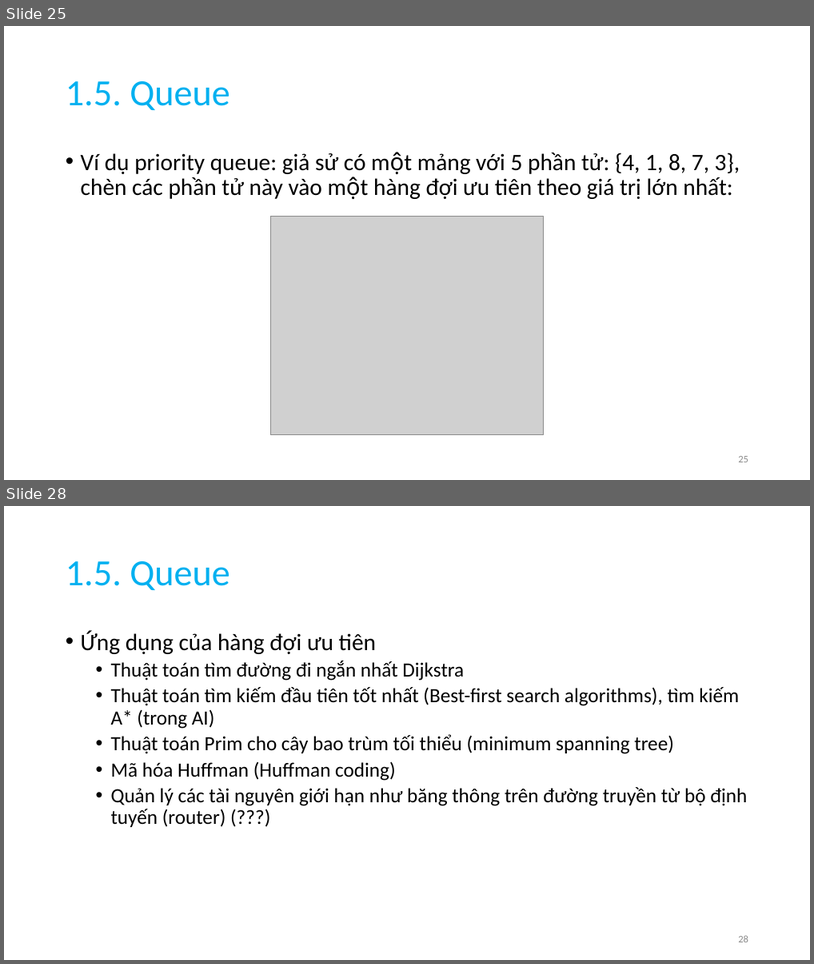
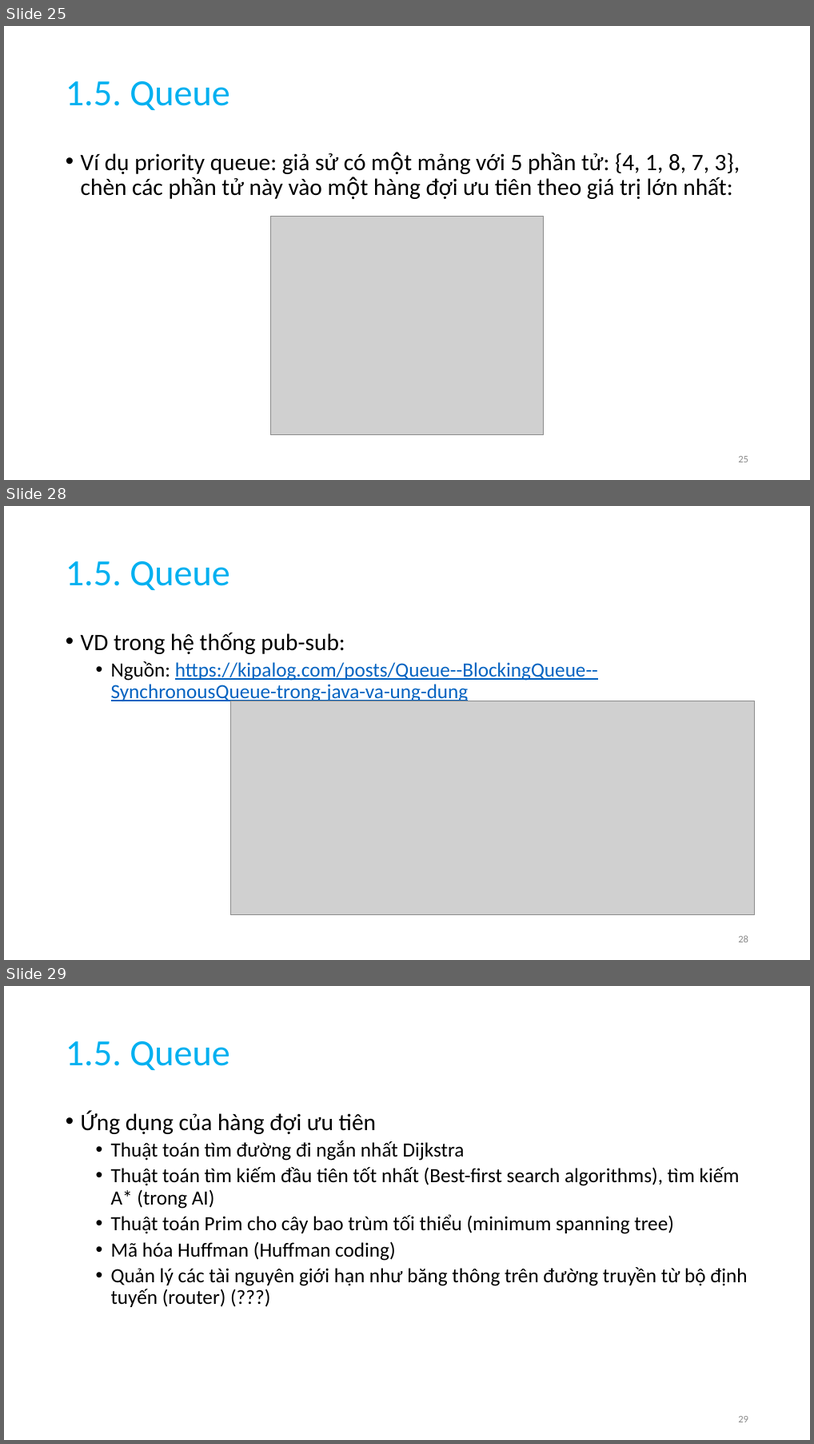
Before and after one commit to anhtuta/Notes, a slide deck: DSA.pptx. Shown one above the other, each under a label of ours: slides 25 and 28 before the commit, slides 25, 28 and 29 after it; the slides between them are not shown. The pictures are 814x964 and 814x1444 pixels, drawn with LibreOffice and Linux fonts; fonts in the diff are those of the drawing; grey boxes stand for pictures. Boxes give left, top, right and bottom in pixels: in the first picture for what was removed or moved away, otherwise in the second. Text is boxed around its words. In the diff, an @@ line names an element or a change of style, - is before the commit and + after.

Commit message:
[DSA] Update queue, sorting

```diff
--- a/DSA.pptx
+++ b/DSA.pptx
@@ slide 28 added at [4, 506, 810, 960], background #FFFFFF @@
@@ title added at [66, 561, 230, 590], 44 pt, text #00B0F0 @@
+1.5. Queue
@@ text added at [81, 632, 598, 704], 24 pt, text #0563C1, underline @@
+• VD trong hệ thống pub-sub:
+  • Nguồn: https://kipalog.com/posts/Queue--BlockingQueue--SynchronousQueue-trong-java-va-ung-dung
@@ picture added at [231, 700, 755, 915] @@
@@ page number added at [738, 935, 749, 942], 12 pt, text #8C8C8C @@
+28
@@ what was slide 28 is now slide 29 @@
```
Also in this commit, not shown: 6 slides changed, 3 other slides added.
